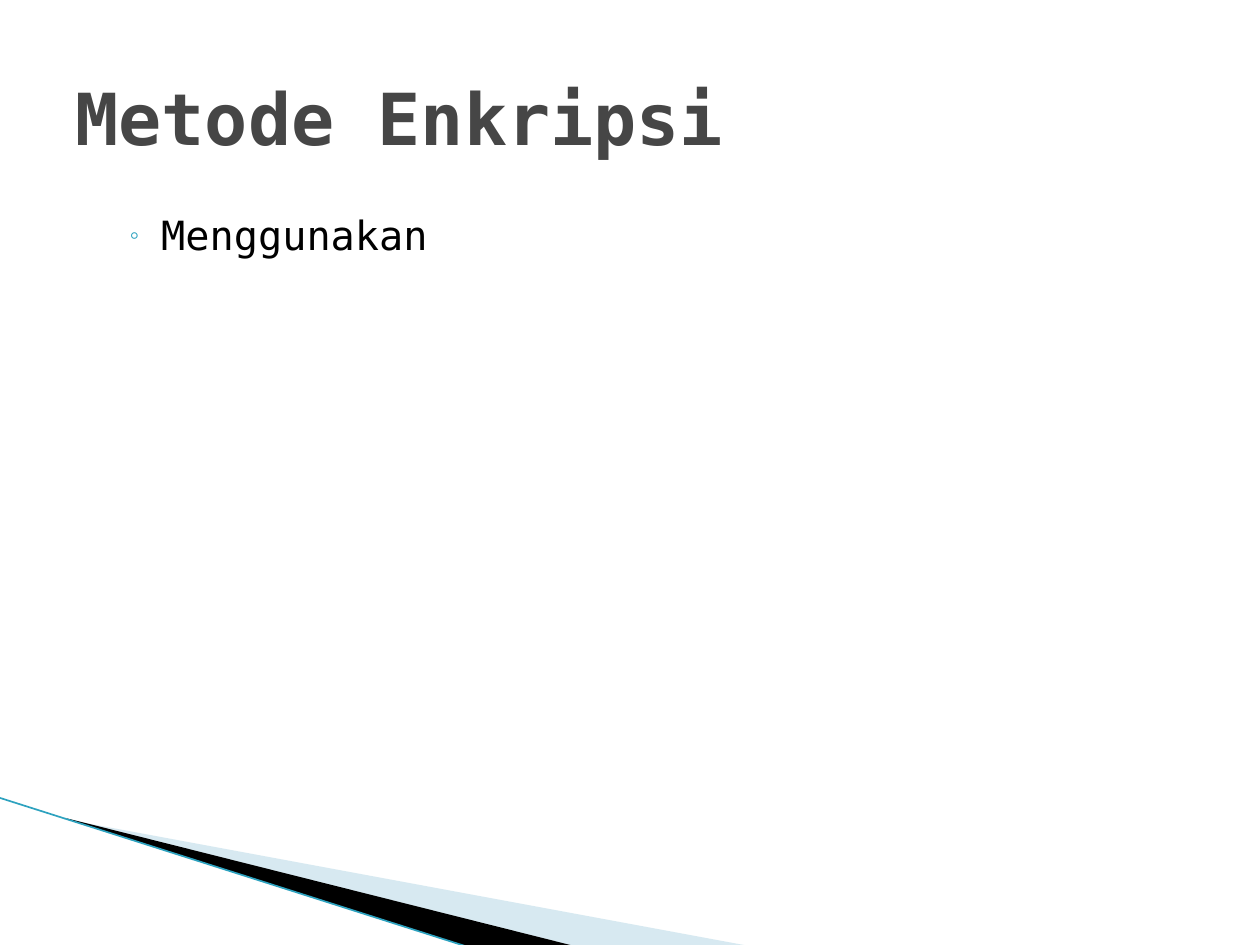
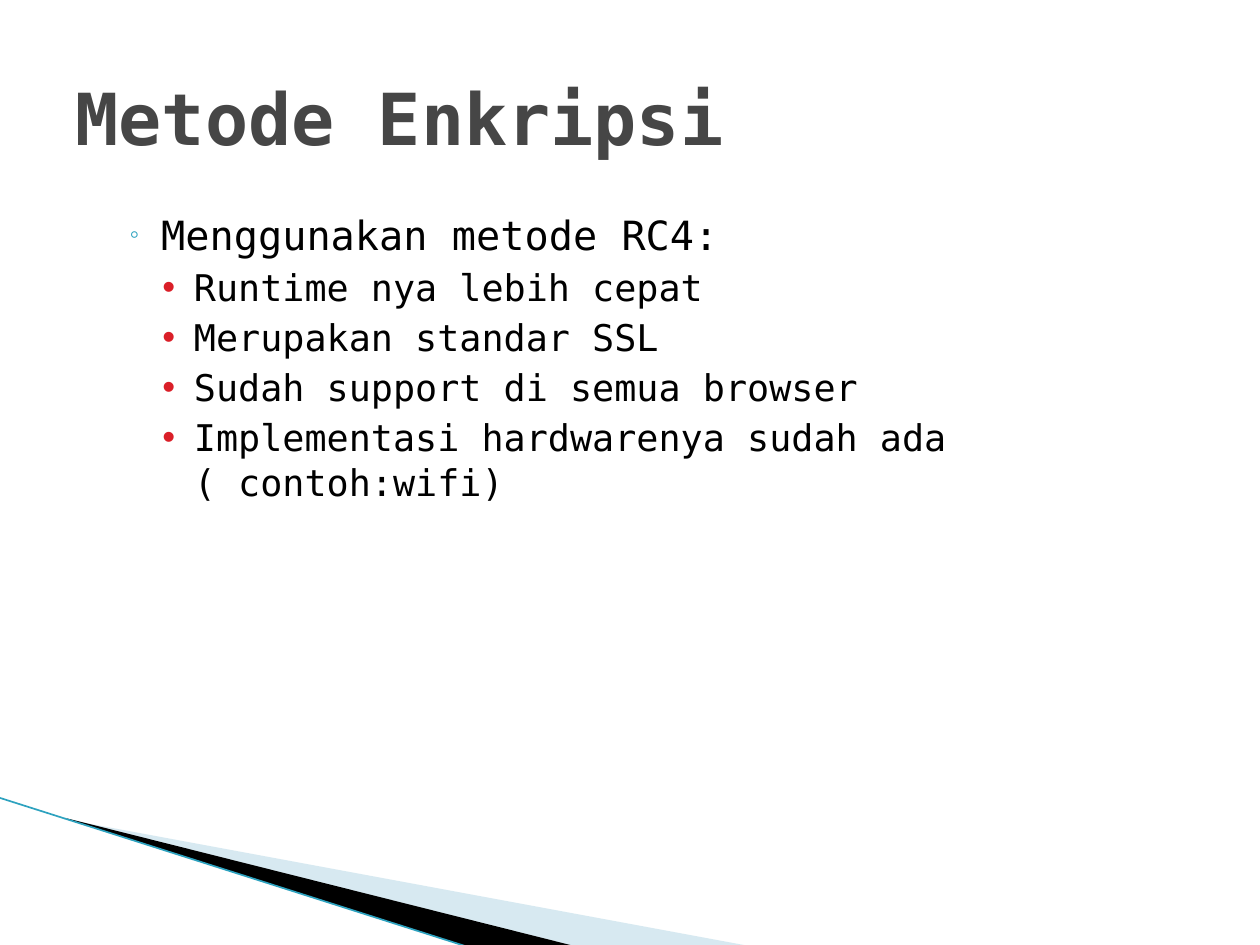
Before and after one commit to briliantnugraha/Project-KIJ-D, a slide deck: slide 4 of Chatting.ppt. Drawn at 1260x945 pixels with LibreOffice and Linux fonts; fonts in the diff are those of the drawing; background and template pictures are left out. Boxes give left, top, right and bottom in pixels: in the first picture for what was removed or moved away, otherwise in the second. Text is boxed around its words. In the diff, an @@ line names an element or a change of style, - is before the commit and + after.

Commit message:
chatting-update
update metode enkripsi, tambah screenshot bukti rc4 faster

```diff
--- a/Chatting.ppt
+++ b/Chatting.ppt
@@ text at box(161, 219, 946, 501): text changed; size 23 to 21 pt @@
-  ◦ Menggunakan
+  ◦ Menggunakan metode RC4:
+    • Runtime nya lebih cepat
+    • Merupakan standar SSL
+    • Sudah support di semua browser
+    • Implementasi hardwarenya sudah ada ( contoh:wifi)
```
Also in this commit, not shown: 3 other slides changed, 3 other files.
